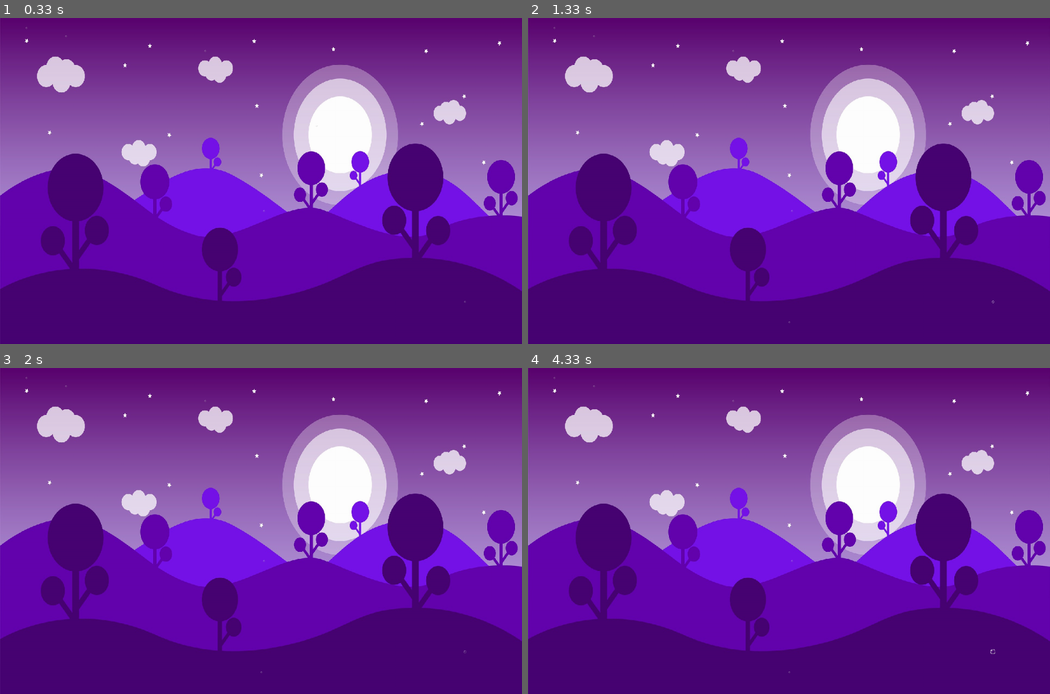
Above: before the commit, frames 1-4 (two rows, left to right).
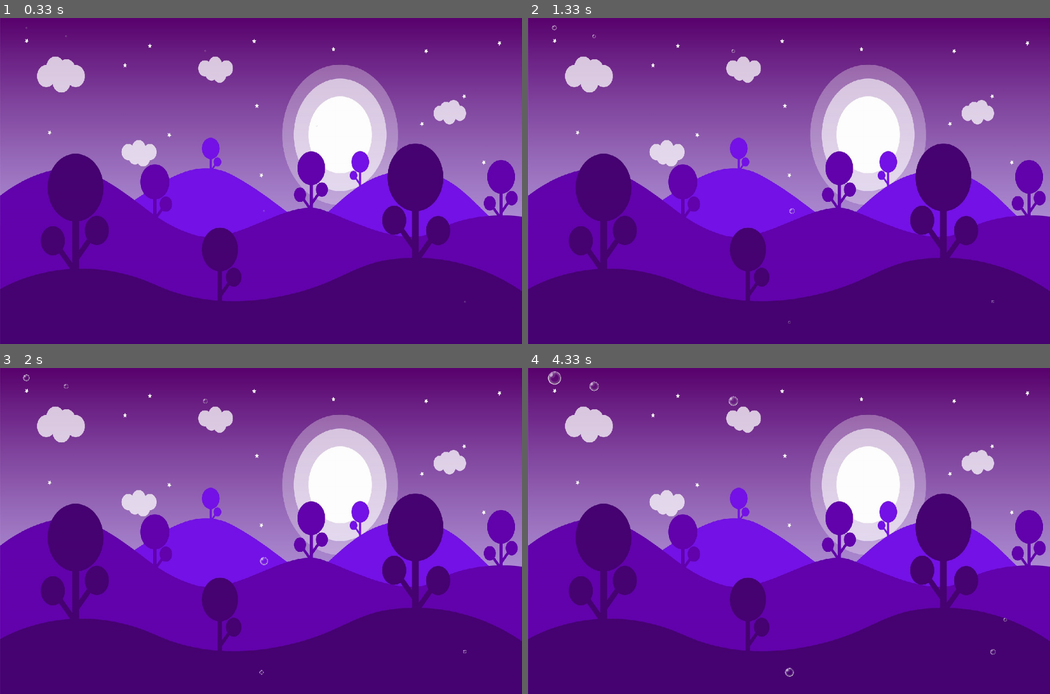
Above: after the commit, the same moments.

Repository: JanKrb/pygame-bubbles
Game: pygame game, started from game.py
The game is run twice, just before and just after one commit, with the same random seed, the same clock (stepped at 60 frames per second) and the same inputs.
Inputs (mouse positions are in pixels of both pictures, inside the frame that each line leads up to):
- Up to frame 1 (0.33 s): no input
- Up to frame 2 (1.33 s): click (846, 125) at 0.38 s
- Up to frame 3 (2 s): no input
- Up to frame 4 (4.33 s): click (794, 563) at 2.88 s

Frame 1 is identical in both runs. In frame 2, less than 0.1% of the frame differs, in the area x 4-90%, y 2-94%; in frame 3, less than 0.1%; in frame 4, 0.2%, in the area x 3-92%, y 1-95%.

Commit message:
Fix only one bubble increasing size

Diff:
--- a/game.py
+++ b/game.py
@@ -174,12 +174,13 @@
 
         self.bubble_speed -= 1
 
+        if self.bubble_speed <= 0:
+            self.bubble_speed = Settings.bubble_speed
+            for bubble in self.bubbles.sprites():
+                bubble.increase_size()
+
         any_bubble_hovered = False
         for bubble in self.bubbles.sprites():
-            if self.bubble_speed <= 0 and not bubble.killed:
-                self.bubble_speed = Settings.bubble_speed
-                bubble.increase_size()
-
             if bubble.is_hovered(pygame.mouse.get_pos()):
                 any_bubble_hovered = True
 
